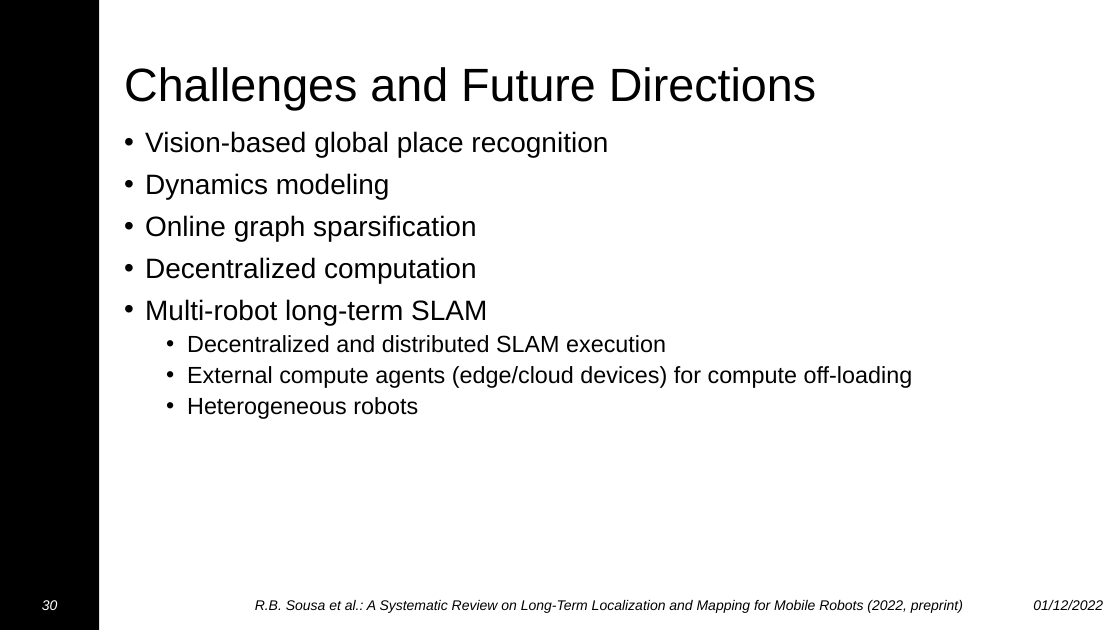
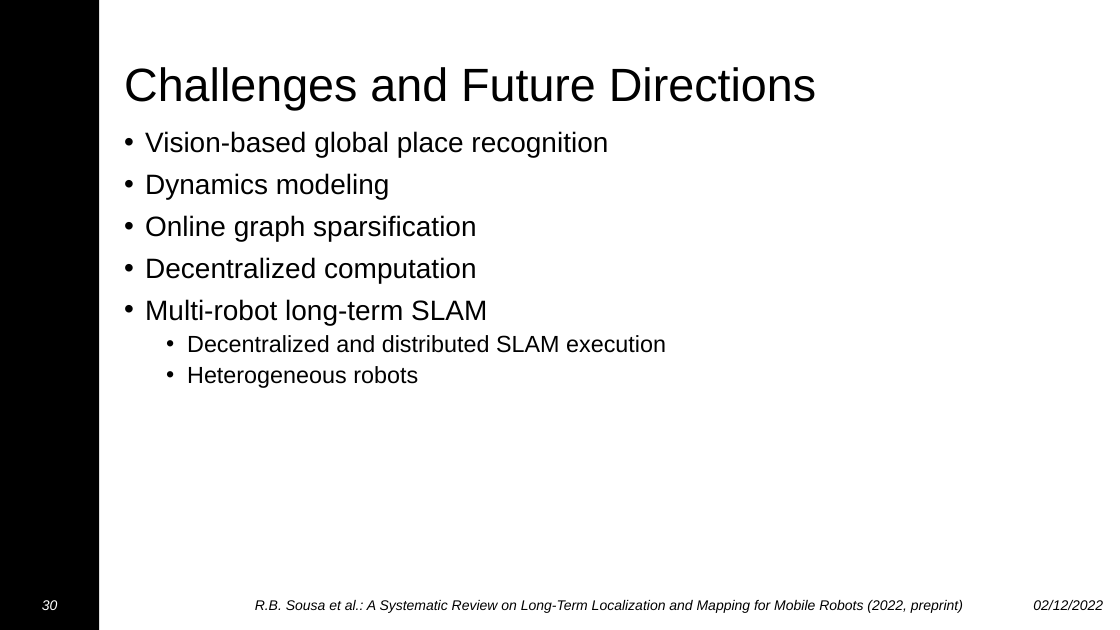
Before and after one commit to sousarbarb/slr-ltlm-mr, a slide deck: slide 50 of presentation/long-term-slam.pptx (slide 49 before the commit). Drawn at 1120x630 pixels with LibreOffice and Linux fonts; fonts in the diff are those of the drawing; background and template pictures are left out. Boxes give left, top, right and bottom in pixels: in the first picture for what was removed or moved away, otherwise in the second. Text is boxed around its words. In the diff, an @@ line names an element or a change of style, - is before the commit and + after.

```diff
--- a/presentation/long-term-slam.pptx
+++ b/presentation/long-term-slam.pptx
@@ text at (187,366,913,388): paragraph removed @@
-  • External compute agents (edge/cloud devices) for compute off-loading
@@ text at (1033,600,1103,610): text changed @@
-01/12/2022
+02/12/2022
```
Also in this commit, not shown: 55 other slides changed, 1 slide added.
